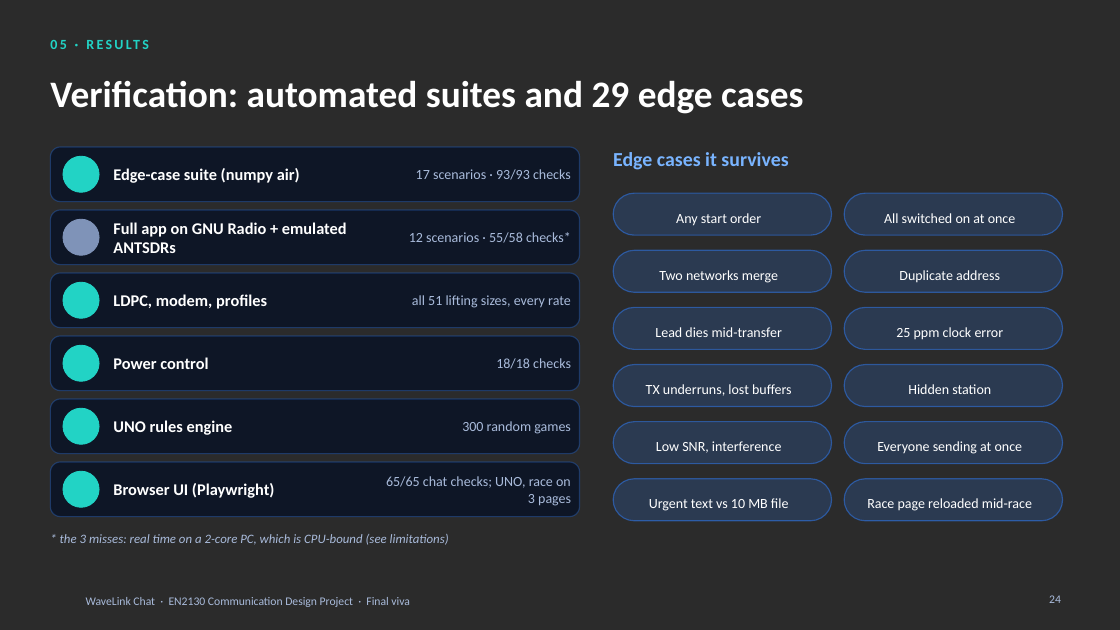
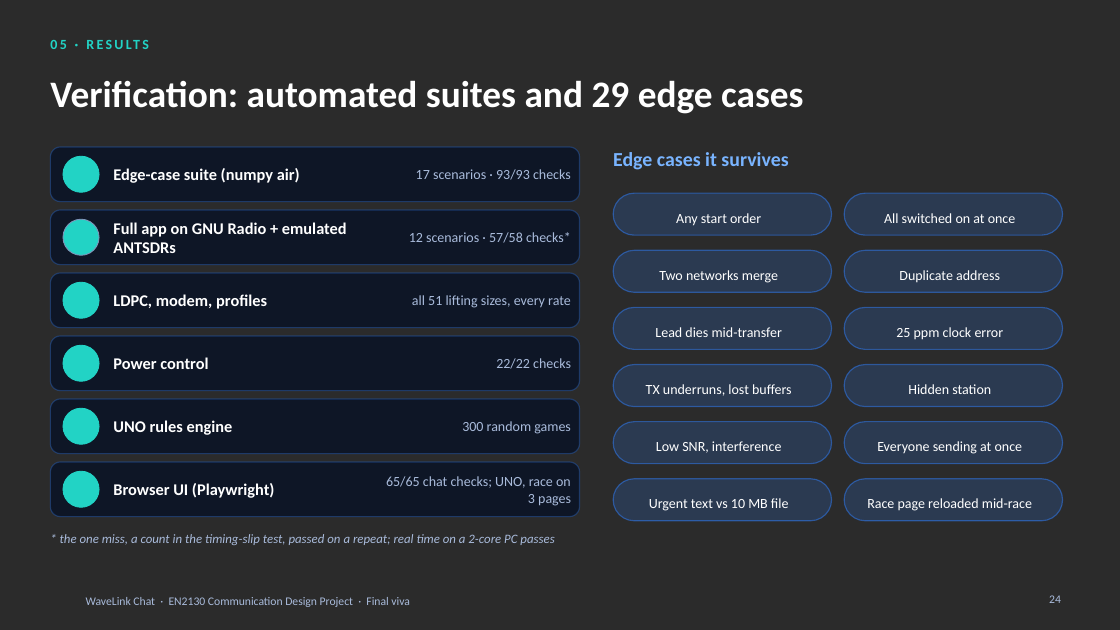
Before and after one commit to pxn-ai/WaveLink, a slide deck: slide 24 of WaveLink_App_Final/WaveLink_Chat_Final_Viva.pptx. Drawn at 1120x630 pixels with LibreOffice and Linux fonts; fonts in the diff are those of the drawing; background and template pictures are left out; a plain dark background stands for a picture behind light text. Boxes give left, top, right and bottom in pixels: in the first picture for what was removed or moved away, otherwise in the second. Text is boxed around its words. In the diff, an @@ line names an element or a change of style, - is before the commit and + after.

```diff
--- a/WaveLink_App_Final/WaveLink_Chat_Final_Viva.pptx
+++ b/WaveLink_App_Final/WaveLink_Chat_Final_Viva.pptx
@@ ellipse at (x1=63, y1=219, x2=99, y2=255): fill #7F93B8 to #22D3C5 @@
@@ text at (x1=409, y1=232, x2=571, y2=243): text changed @@
-12 scenarios · 55/58 checks*
+12 scenarios · 57/58 checks*
@@ text at (x1=496, y1=358, x2=571, y2=369): text changed @@
-18/18 checks
+22/22 checks
@@ text at (x1=60, y1=534, x2=554, y2=545): text changed @@
-* the 3 misses: real time on a 2-core PC, which is CPU-bound (see limitations)
+* the one miss, a count in the timing-slip test, passed on a repeat; real time on a 2-core PC passes
```
Also in this commit, not shown: 22 other slides changed, 6 other files.
